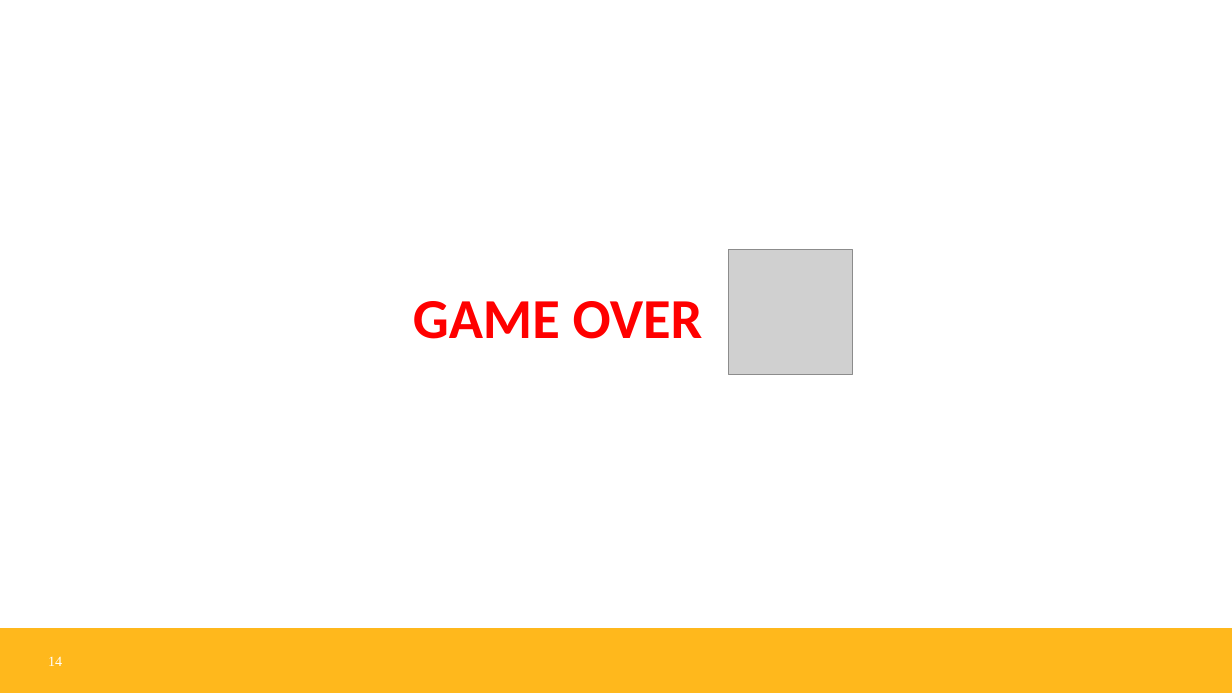
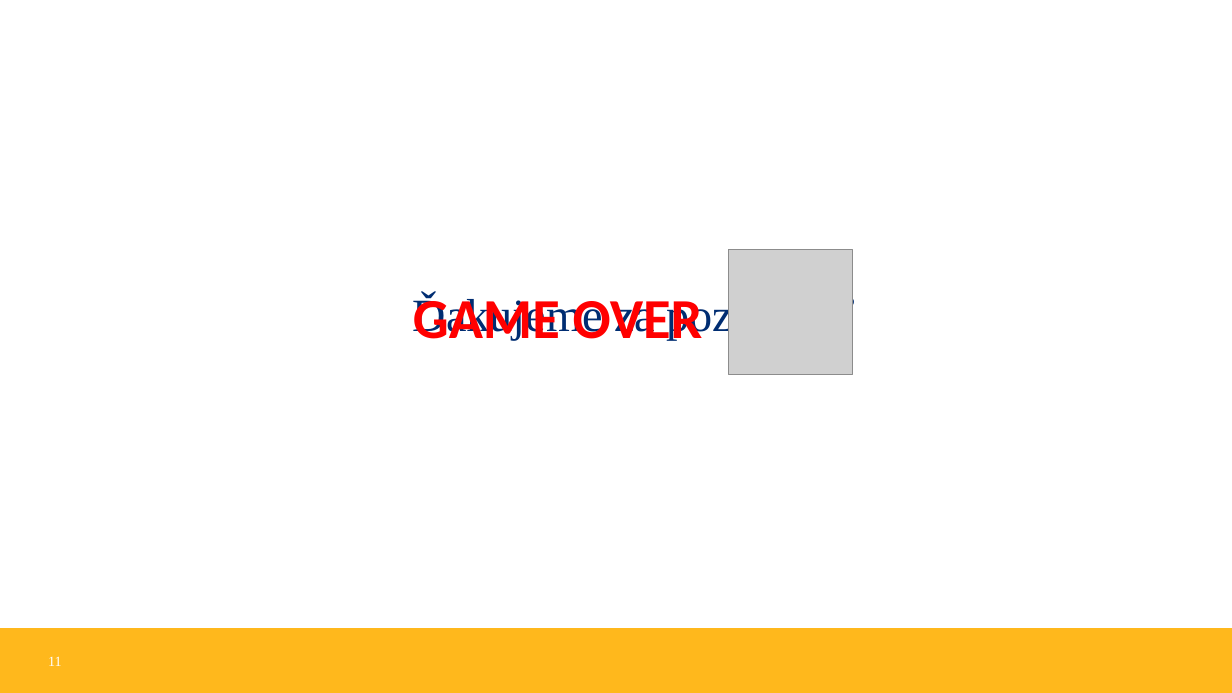
Before and after one commit to M4kovka/T2-PacMan, a slide deck: slide 11 of Pac-ManV3_animated.pptx (slide 14 before the commit). Drawn at 1232x693 pixels with LibreOffice and Linux fonts; fonts in the diff are those of the drawing; grey boxes stand for pictures; background and template pictures are left out. Boxes give left, top, right and bottom in pixels: in the first picture for what was removed or moved away, otherwise in the second. Text is boxed around its words. In the diff, an @@ line names an element or a change of style, - is before the commit and + after.

```diff
--- a/Pac-ManV3_animated.pptx
+++ b/Pac-ManV3_animated.pptx
@@ title added at (x1=413, y1=296, x2=856, y2=341), 36 pt, text #002D72 @@
+Ďakujeme za pozornosť
@@ page number at (x1=48, y1=656, x2=62, y2=666): text changed @@
-14
+11
```
Also in this commit, not shown: 2 other slides changed, 3 slides removed.
